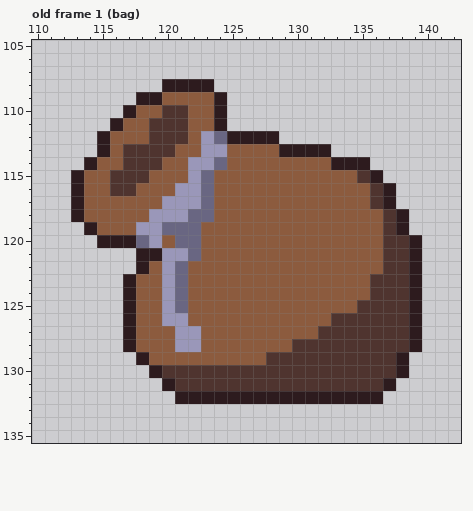
Two versions of one pixel-art file, art/things.aseprite. Above: the version before the commit.
256x256 pixels, 21 frames. Colours within 5 levels of each other are drawn and written as one. Shown: old frame 1 (bag): x 110..142, y 105..135. The commit also changed other frames, which this record leaves out.
Now the later version:
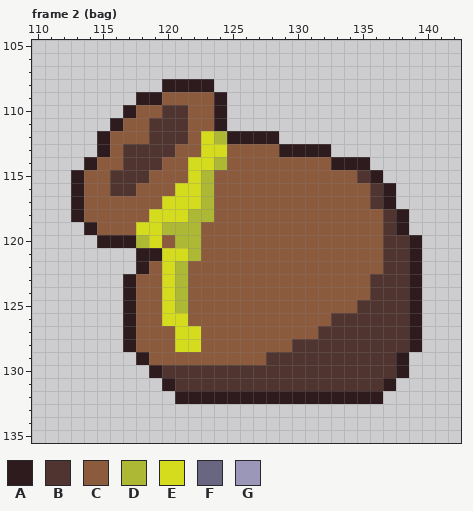
Palette (. is transparent): A #2d1b1e  B #4f342f  C #8c5b3e  D #adb834  E #d5dc1d  F #696682  G #9a97b9
A new or re-ordered frame is compared with the old frame closest to it.
The exact change:
frames 21 -> 30
--- frame 2 (bag) is new; against old frame 1 (bag)
@@ x 116..126 @@
 111 ACCBBBCCA..
-112 CCCBBBCGFAA
-113 CBBBBCCGGCC
-114 CBBBCCGGFCC
-115 BBBCCCGFCCC
-116 BBCCCGGFCCC
-117 CCCCGGGFCCC
-118 CCCGGGFFCCC
-119 CCGGFFFCCCC
-120 AAFGCFFCCCC
-121 ..AAGGFCCCC
-122 ..ACGFCCCCC
-123 .ACCGFCCCCC
-124 .ACCGFCCCCC
-125 .ACCGFCCCCC
-126 .ACCGGCCCCC
-127 .ACCCGGCCCC
-128 .ACCCGGCCCC
+112 CCCBBBCEDAA
+113 CBBBBCCEECC
+114 CBBBCCEEDCC
+115 BBBCCCEDCCC
+116 BBCCCEEDCCC
+117 CCCCEEEDCCC
+118 CCCEEEDDCCC
+119 CCEEDDDCCCC
+120 AADECDDCCCC
+121 ..AAEEDCCCC
+122 ..ACEDCCCCC
+123 .ACCEDCCCCC
+124 .ACCEDCCCCC
+125 .ACCEDCCCCC
+126 .ACCEECCCCC
+127 .ACCCEECCCC
+128 .ACCCEECCCC
 129 ..ACCCCCCCC
Boxes around the changes in both pictures, in picture pixels (x1, y1, x2, y2):
changed: (136, 131, 227, 352)
